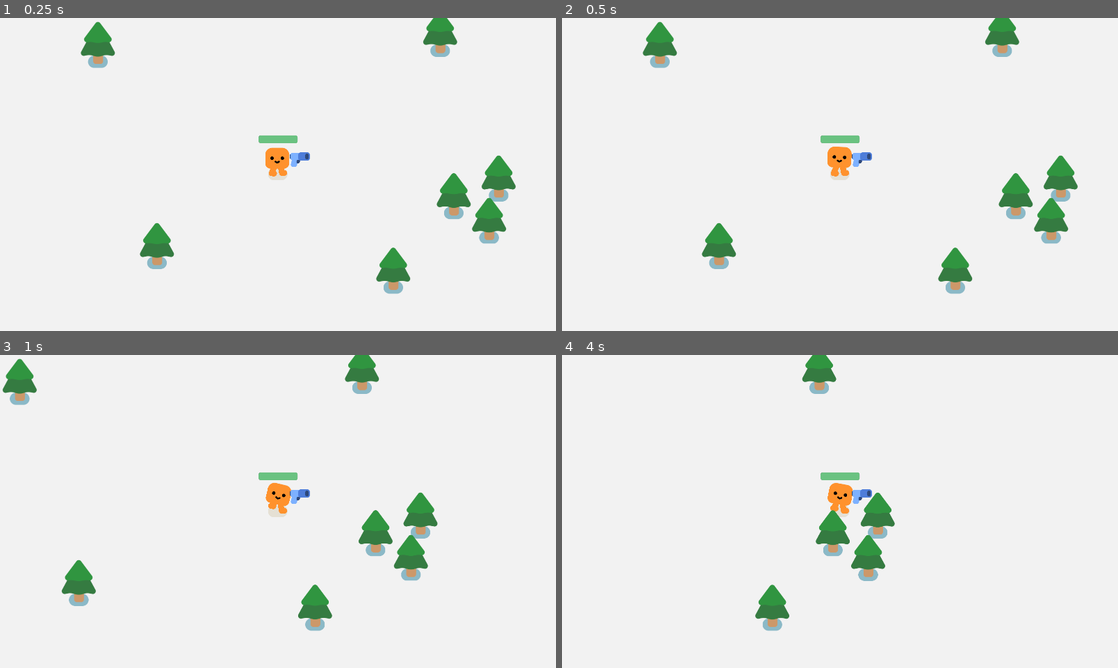
Above: before the commit, frames 1-4 (two rows, left to right).
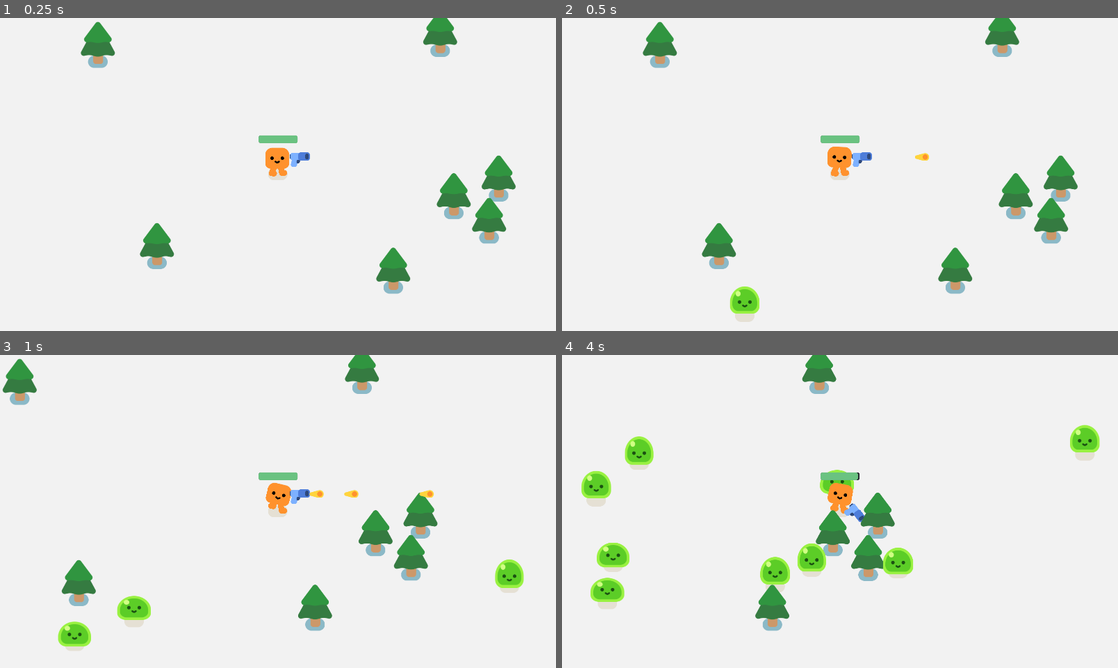
Above: after the commit, the same moments.

Repository: derpy2289/godot-project-joel3
Game: Godot game, scene res://scenes/game.tscn
Two runs of this game, one before a commit and one after it. Both use one fixed random seed, a clock stepped at 60 frames per second and the inputs below.
Inputs:
- Up to frame 1 (0.25 s): no input
- Up to frame 2 (0.5 s): no input
- Up to frame 3 (1 s): hold D (move_right) from 0.53 s (still down)
- Up to frame 4 (4 s): release D (move_right) at 1.28 s; hold S (move_down) 1.28-2.03 s; hold D (move_right) 2.03-2.78 s; hold W (move_up) 2.78-3.53 s; hold A (move_left) from 3.53 s (still down)

Frame 1 is identical in both runs. In frame 2, 0.5% of the frame differs, in the area x 30-66%, y 43-98%; in frame 3, 1.5%; in frame 4, 4.0%, in the area x 3-97%, y 22-82%.
Error before the commit: Parse Error: Preload file "res://mob.tscn" does not exist. (res://scripts/game.gd:6)

Commit message:
changed file paths

Diff:
--- a/characters/happy_boo/happy_boo.tscn
+++ b/characters/happy_boo/happy_boo.tscn
@@ -575,9 +575,9 @@
 
 [sub_resource type="AnimationLibrary" id="AnimationLibrary_wrcpu"]
 _data = {
-"RESET": SubResource("Animation_hed62"),
-"idle": SubResource("Animation_sablf"),
-"walk": SubResource("Animation_74kqe")
+&"RESET": SubResource("Animation_hed62"),
+&"idle": SubResource("Animation_sablf"),
+&"walk": SubResource("Animation_74kqe")
 }
 
 [node name="HappyBoo" type="Node2D"]
@@ -585,10 +585,10 @@
 
 [node name="AnimationPlayer" type="AnimationPlayer" parent="."]
 unique_name_in_owner = true
+libraries = {
+&"": SubResource("AnimationLibrary_wrcpu")
+}
 playback_default_blend_time = 0.2
-libraries = {
-"": SubResource("AnimationLibrary_wrcpu")
-}
 
 [node name="GroundShadow" type="Sprite2D" parent="."]
 modulate = Color(0.898039, 0.878431, 0.831373, 1)
--- a/scripts/game.gd
+++ b/scripts/game.gd
@@ -3,7 +3,7 @@
 
 
 func spawn_mob():
-	var new_mob =preload("res://mob.tscn").instantiate()
+	var new_mob =preload("res://scenes/mob.tscn").instantiate()
 	%PathFollow2D.progress_ratio = randf()
 	new_mob.global_position = %PathFollow2D.global_position
 	add_child(new_mob)
--- a/scripts/gun.gd
+++ b/scripts/gun.gd
@@ -8,7 +8,7 @@
 
 
 func shoot():
-	const BULLET = preload("res://bullet.tscn")
+	const BULLET = preload("res://scenes/bullet.tscn")
 	var new_bullet = BULLET.instantiate()
 	new_bullet.global_position = %ShootingPoint.global_position
 	new_bullet.global_rotation = %ShootingPoint.global_rotation
Not shown: 1 places in characters/happy_boo/happy_boo.tscn that only renumber resources
